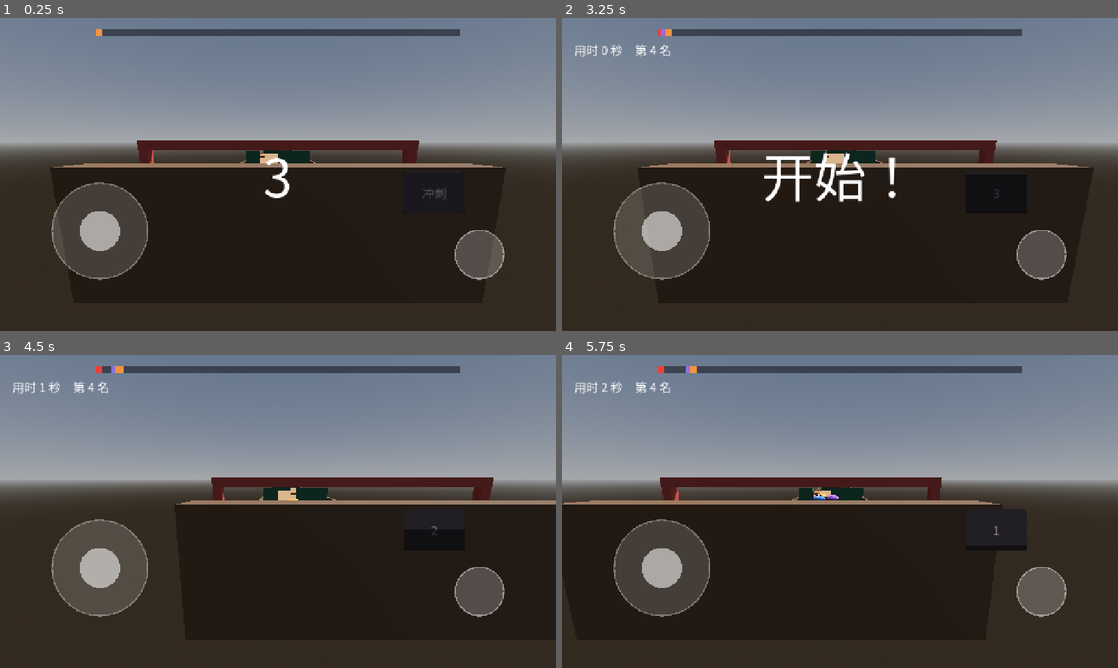
Above: before the commit, frames 1-4 (two rows, left to right).
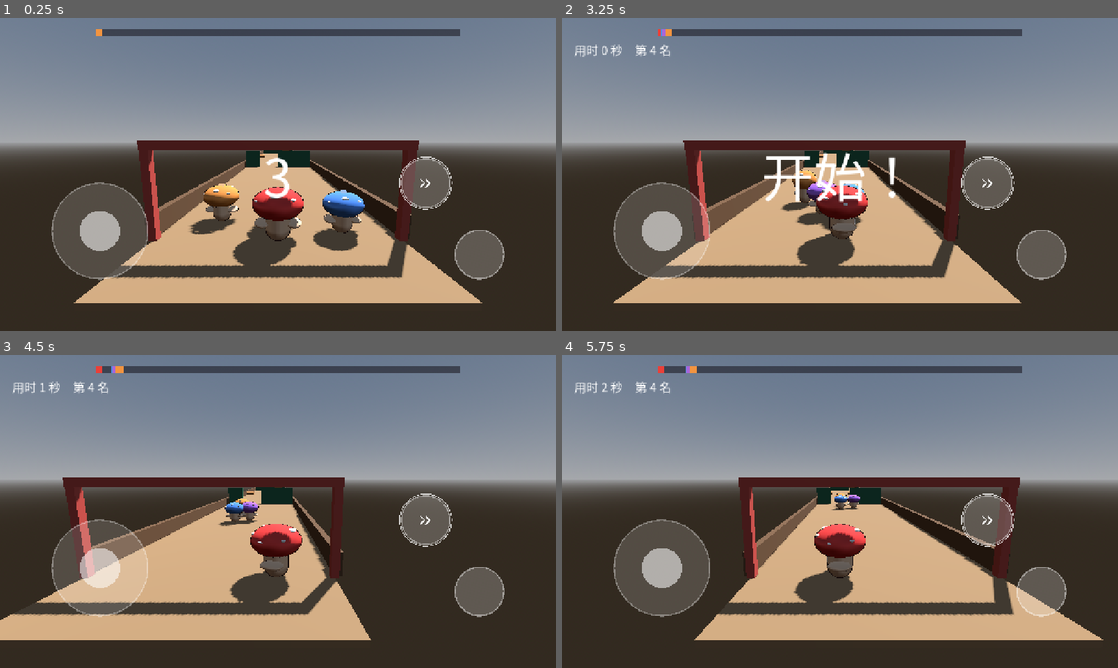
Above: after the commit, the same moments.

Repository: tuzkimo/fungi-party
Game: Godot game, scene res://game/minigame/race.tscn
The game is run twice, just before and just after one commit, with the same random seed, the same clock (stepped at 60 frames per second) and the same inputs. This scene is started directly instead of the project's main scene.
Inputs (mouse positions are in pixels of both pictures, inside the frame that each line leads up to):
- Up to frame 1 (0.25 s): no input
- Up to frame 2 (3.25 s): click (995, 193) at 0.5 s, where only the run before the commit has a clickable "冲刺"; move the mouse to (962, 158) at 1.27 s; hold D (move_right) 1.28-2 s; hold Ctrl (orbit) 1.28-2 s; click (962, 158) at 1.42 s; tap Space (jump) at 1.52, 2.75 s; tap Enter at 2 s; drag from (728, 190) to (812, 237) at 2.02 s; move the mouse to (895, 105) at 2.77 s; hold D (move_right) from 2.78 s (still down); hold Ctrl (orbit) from 2.78 s (still down); click (895, 105) at 2.92 s
- Up to frame 3 (4.5 s): release D (move_right) at 3.5 s; release Ctrl (orbit) at 3.5 s; drag from (250, 574) to (111, 464) at 3.52 s; move the mouse to (444, 558) at 4.27 s; hold A (move_left) from 4.28 s (still down); hold Ctrl (orbit) from 4.28 s (still down); click (444, 558) at 4.42 s
- Up to frame 4 (5.75 s): tap Space (jump) at 4.52 s; release A (move_left) at 5 s; release Ctrl (orbit) at 5 s; drag from (673, 464) to (756, 433) at 5.02 s

The runs differ from the first frame. In frame 1, 22% of the frame differs, in the area x 9-91%, y 44-92%; in frame 2, 23%; in frame 3, 24%, in the area x 0-100%, y 39-92%; in frame 4, 23%.

Commit message:
赛跑按实机反馈修复：摇杆方向、空气墙、圆形冲刺键、名次表、提前结算与返回键暂停

Diff:
--- /dev/null
+++ b/game/main.gd
@@ -0,0 +1,8 @@
+extends Node3D
+
+## 森林（主场景）没有暂停面板：返回键维持「直接退出游戏」的老行为。
+## 赛跑场景自己处理返回键（弹暂停面板），所以全局关掉了 quit_on_go_back。
+
+func _notification(what: int) -> void:
+	if what == NOTIFICATION_WM_GO_BACK_REQUEST:
+		get_tree().quit()
--- a/game/main.tscn
+++ b/game/main.tscn
@@ -6,8 +6,10 @@
 [ext_resource type="Script" path="res://game/ui/shop_panel.gd" id="4_shop"]
 [ext_resource type="Script" path="res://game/ui/door_panel.gd" id="5_door"]
 [ext_resource type="Script" path="res://game/ui/race_panel.gd" id="6_race"]
+[ext_resource type="Script" path="res://game/main.gd" id="7_main"]
 
 [node name="Main" type="Node3D"]
+script = ExtResource("7_main")
 
 [node name="Forest" parent="." instance=ExtResource("1_forest")]
 
--- a/game/minigame/classroom.gd
+++ b/game/minigame/classroom.gd
@@ -64,6 +64,9 @@
 	# 系统抢走前台时抬手事件可能永远不来，不清掉就会一直「按着」
 	if what == NOTIFICATION_APPLICATION_FOCUS_OUT:
 		_eat.finger = -1
+	elif what == NOTIFICATION_WM_GO_BACK_REQUEST:
+		# 教室没有暂停面板：返回键还是直接退出，和以前一致
+		get_tree().quit()
 
 
 func _process(delta: float) -> void:
--- /dev/null
+++ b/game/minigame/dash_button.gd
@@ -0,0 +1,79 @@
+class_name DashButton
+extends Control
+
+## 赛跑的圆形冲刺按钮：尺寸/配色和 TouchControls 的跳按钮同一套，
+## 中间一个双箭头；冷却时外圈从空画满，满了才点得动。
+
+signal pressed
+
+const RADIUS := 56.0
+const GRAB := 1.5
+const FILL := Color(1, 1, 1, 0.22)
+const FILL_PRESSED := Color(1, 1, 1, 0.55)
+const RING := Color(1, 1, 1, 0.45)
+const READY_RING := Color(1, 1, 1, 0.75)
+const COOL_ARC := Color(0.08, 0.07, 0.09, 0.55)
+const ICON_READY := Color(1, 1, 1, 0.9)
+const ICON_COOL := Color(1, 1, 1, 0.35)
+
+var ratio := 1.0
+var armed := true
+
+var _finger := -1
+
+
+func _ready() -> void:
+	mouse_filter = Control.MOUSE_FILTER_IGNORE
+
+
+func _notification(what: int) -> void:
+	if what == NOTIFICATION_RESIZED:
+		queue_redraw()
+
+
+## ratio：0 = 刚用掉，1 = 冷却好了。
+func set_ratio(value: float) -> void:
+	value = clampf(value, 0.0, 1.0)
+	if is_equal_approx(value, ratio):
+		return
+	ratio = value
+	queue_redraw()
+
+
+func _input(event: InputEvent) -> void:
+	if not armed or not is_visible_in_tree():
+		return
+	if event is InputEventScreenTouch:
+		if event.pressed:
+			if _finger < 0 and event.position.distance_to(get_global_rect().get_center()) <= RADIUS * GRAB:
+				_finger = event.index
+				queue_redraw()
+				pressed.emit()
+		elif event.index == _finger:
+			_finger = -1
+			queue_redraw()
+
+
+func _draw() -> void:
+	var center := size * 0.5
+	draw_circle(center, RADIUS, FILL_PRESSED if _finger >= 0 else FILL)
+	draw_circle(center, RADIUS, RING, false, 3.0)
+	if ratio < 1.0:
+		draw_arc(center, RADIUS - 6.0, -PI * 0.5, -PI * 0.5 + TAU * ratio, 32, COOL_ARC, 7.0)
+	else:
+		draw_arc(center, RADIUS + 4.0, 0.0, TAU, 32, READY_RING, 2.0)
+	_draw_icon(center, ICON_READY if ratio >= 1.0 else ICON_COOL)
+
+
+## 两个箭头（»），全部用多边形画，不依赖字体里的图标字形。
+func _draw_icon(center: Vector2, color: Color) -> void:
+	for i in 2:
+		var x := center.x - 10.0 + float(i) * 12.0
+		draw_colored_polygon(PackedVector2Array([
+			Vector2(x, center.y - 10.0),
+			Vector2(x + 9.0, center.y),
+			Vector2(x, center.y + 10.0),
+			Vector2(x - 4.0, center.y + 10.0),
+			Vector2(x + 5.0, center.y),
+			Vector2(x - 4.0, center.y - 10.0),
+		]), color)
--- a/game/minigame/race.gd
+++ b/game/minigame/race.gd
@@ -8,6 +8,7 @@
 const CAMERA_HEIGHT := 3.5
 const CAMERA_BACK := 7.0
 const RIVAL_STYLES := [RaceRacer.Style.STEADY, RaceRacer.Style.HUGGER, RaceRacer.Style.DASHER]
+const RIVAL_NAMES := ["稳中型", "贴边型", "冲动型"]
 const RIVAL_X := [-2.5, 0.0, 2.5]
 const RIVAL_Z_STEP := 0.6
 const PINE_SIZE := 0.6
@@ -50,8 +51,9 @@
 	_spawn_animals()
 	_follow_player()
 
-	_ui.again_pressed.connect(func() -> void: get_tree().reload_current_scene())
-	_ui.forest_pressed.connect(func() -> void: get_tree().change_scene_to_file(Config.FOREST_PATH))
+	_ui.again_pressed.connect(_restart)
+	_ui.forest_pressed.connect(_to_forest)
+	_ui.quit_pressed.connect(_quit)
 	_ui.dash_pressed.connect(func() -> void: _dash_requested = true)
 
 	var layout := PackedStringArray()
@@ -62,7 +64,8 @@
 
 func _physics_process(delta: float) -> void:
 	if _countdown > 0.0:
-		# 倒数期间不喂输入、不计时，人机也不动
+		# 倒数期间不喂输入、不计时，人机也不动；按下的冲刺作废
+		_dash_requested = false
 		_countdown -= delta
 		if _countdown > 0.0:
 			_ui.show_countdown(str(ceili(_countdown)))
@@ -193,20 +196,65 @@
 	return RaceScore.ranking(entries).find(0) + 1
 
 
-## 玩家冲线或超时立即结算：算名次、入库、弹面板。
+## 玩家冲线、前三名都定了、或超时 → 立即结算（不等最后一名跑完）。
 func _settle_if_over() -> void:
-	if not _player.finished and _elapsed < Config.RACE_TIME_LIMIT:
-		return
-	_settled = true
-	_player.feed(Vector2.ZERO, false, false)
 	var entries: Array = [_player_entry()]
 	for rival in _rivals:
 		entries.append(rival)
-	var rank := RaceScore.ranking(entries).find(0)
+	if not _player.finished and not RaceScore.decided(entries) and _elapsed < Config.RACE_TIME_LIMIT:
+		return
+	_settled = true
+	_player.feed(Vector2.ZERO, false, false)
+	var order := RaceScore.ranking(entries)
+	var rank: int = order.find(0)
 	var earned := RaceScore.coins(rank, _player.hits)
 	Save.add_coins(earned)
 	var seconds := _player.finish_time if _player.finished else _elapsed
-	_ui.show_result(rank + 1, seconds, _player.hits, earned)
+	_ui.show_result(rank + 1, seconds, _player.hits, earned, _standings(entries, order))
+
+
+## 结算面板上的名次表：按名次排好，名字 + 时间（没跑完的写未完赛）。
+func _standings(entries: Array, order: Array) -> Array:
+	var rows := []
+	for index in order:
+		var racer: Variant = entries[index]
+		rows.append({
+			"name": _racer_name(index),
+			"finished": bool(racer["finished"]),
+			"time": float(racer["finish_time"]),
+		})
+	return rows
+
+
+func _racer_name(index: int) -> String:
+	return "你" if index == 0 else RIVAL_NAMES[index - 1]
+
+
+## 返回键：先弹暂停面板（再按一次继续），不直接把整个应用退掉。
+func _notification(what: int) -> void:
+	if what != NOTIFICATION_WM_GO_BACK_REQUEST or _settled:
+		return
+	if get_tree().paused:
+		get_tree().paused = false
+		_ui.hide_pause()
+	else:
+		_ui.show_pause()
+		get_tree().paused = true
+
+
+func _restart() -> void:
+	get_tree().paused = false
+	get_tree().reload_current_scene()
+
+
+func _to_forest() -> void:
+	get_tree().paused = false
+	get_tree().change_scene_to_file(Config.FOREST_PATH)
+
+
+func _quit() -> void:
+	get_tree().paused = false
+	get_tree().quit()
 
 
 ## 镜头锁死朝前：只平移，不转、不抖。
--- a/game/minigame/race_course.gd
+++ b/game/minigame/race_course.gd
@@ -20,7 +20,7 @@
 const ARCH_HEIGHT := 3.4
 const GROUND_DEPTH := 0.2
 const END_MARGIN := 3.0
-const END_WALL_HEIGHT := 3.0
+const AIR_WALL_HEIGHT := 6.0
 
 
 func build(field: RaceField) -> void:
@@ -32,12 +32,13 @@
 	ground.name = "Ground"
 	add_child(ground)
 	_block(ground, Vector3(half * 2.0, GROUND_DEPTH, length + END_MARGIN * 2.0), Vector3(0.0, -GROUND_DEPTH * 0.5, length * 0.5), _solid(GROUND_COLOR))
-	# 两端封死：裁判区之外没有地面，跑出去会直接掉出世界
+	# 空气墙：左右挡住跳跃（护栏只有 0.9m，跳得过去），两端挡住走出赛道外，
+	# 全部只做碰撞不画面，免得挡视野
+	for side in [-1.0, 1.0]:
+		_barrier(Vector3(0.3, AIR_WALL_HEIGHT, length + END_MARGIN * 2.0),
+			Vector3(side * (half + 0.15), AIR_WALL_HEIGHT * 0.5, length * 0.5))
 	for end_z in [-END_MARGIN + 0.4, length + END_MARGIN - 0.4]:
-		var wall := StaticBody3D.new()
-		wall.name = "EndWall"
-		add_child(wall)
-		_block(wall, Vector3(half * 2.0, END_WALL_HEIGHT, 0.8), Vector3(0.0, END_WALL_HEIGHT * 0.5, end_z), _solid(RAIL_COLOR))
+		_barrier(Vector3(half * 2.0, AIR_WALL_HEIGHT, 0.8), Vector3(0.0, AIR_WALL_HEIGHT * 0.5, end_z))
 	for side in [-1.0, 1.0]:
 		var rail := StaticBody3D.new()
 		rail.name = "Rail"
@@ -105,6 +106,19 @@
 	parent.add_child(shape)
 
 
+## 只有碰撞、没有外观的墙。
+func _barrier(size: Vector3, pos: Vector3) -> void:
+	var body := StaticBody3D.new()
+	body.name = "AirWall"
+	add_child(body)
+	var shape := CollisionShape3D.new()
+	var box := BoxShape3D.new()
+	box.size = size
+	shape.shape = box
+	shape.position = pos
+	body.add_child(shape)
+
+
 func _build_environment() -> void:
 	var sun := DirectionalLight3D.new()
 	sun.name = "Sun"
--- a/game/minigame/race_player.gd
+++ b/game/minigame/race_player.gd
@@ -73,7 +73,8 @@
 		speed = Config.RACE_DASH_SPEED
 		dash_left = maxf(0.0, dash_left - delta)
 
-	var direction := Vector3(_move.x, 0.0, -_move.y)
+	# 镜头朝 +z 时画面右是 -x，所以摇杆的 x 要取反
+	var direction := Vector3(-_move.x, 0.0, -_move.y)
 	var horizontal := Movement.accelerate(
 		Vector3(velocity.x, 0.0, velocity.z), direction * speed, Config.ACCEL, Config.DECEL, delta
 	)
--- a/game/minigame/race_score.gd
+++ b/game/minigame/race_score.gd
@@ -28,6 +28,15 @@
 	return order
 
 
+## 四个跑者里已经有三个冲线：名次定死，不用再等最后一名跑完。
+static func decided(racers: Array) -> bool:
+	var unfinished := 0
+	for racer in racers:
+		if not bool(racer["finished"]):
+			unfinished += 1
+	return unfinished <= 1
+
+
 static func coins(rank: int, hits: int) -> int:
 	var base: int = Config.RACE_RANK_COINS[clampi(rank, 0, Config.RACE_RANK_COINS.size() - 1)]
 	return maxi(0, base - Config.RACE_HIT_PENALTY * hits)
--- a/game/minigame/race_ui.gd
+++ b/game/minigame/race_ui.gd
@@ -1,17 +1,19 @@
 class_name RaceUI
 extends CanvasLayer
 
-## 赛跑 HUD：顶部前进条 + 名次/用时、右下角冲刺按钮（冷却遮罩）、倒数、结算面板。
+## 赛跑 HUD：顶部前进条 + 名次/用时、右下角圆形冲刺按钮、倒数、结算与暂停面板。
 
 signal again_pressed
 signal forest_pressed
+signal quit_pressed
 signal dash_pressed
 
 const PLAYER_COLOR := Color(0.92, 0.25, 0.22)
 const RIVAL_COLORS := [Color(0.32, 0.55, 0.88), Color(0.66, 0.40, 0.86), Color(0.95, 0.58, 0.25)]
 const DOT_SIZE := 16.0
-# 放在跳跃按钮正上方，离 TouchControls 的抓取半径足够远，免得一次点按既冲刺又跳
-const DASH_RECT := [-350.0, -366.0, -210.0, -270.0]
+## 冲刺按钮圆心离右下角的偏移，和跳跃按钮（圆心约 -176,-176）拉开距离，
+## 免得一次点按既算跳又算冲刺。
+const DASH_CENTER := Vector2(-300.0, -340.0)
 
 var _time := 0.0
 var _rank := 1
@@ -19,14 +21,17 @@
 var _countdown: Label
 var _bar: ColorRect
 var _dots: Array[ColorRect] = []
-var _dash: Button
-var _mask: ColorRect
+var _dash: DashButton
 var _result: ColorRect
 var _title: Label
+var _standings: Label
 var _detail: Label
+var _pause: ColorRect
 
 
 func _ready() -> void:
+	# 暂停面板要在 get_tree().paused 时还能点
+	process_mode = Node.PROCESS_MODE_ALWAYS
 	var root := Control.new()
 	root.name = "Root"
 	root.set_anchors_preset(Control.PRESET_FULL_RECT)
@@ -43,6 +48,7 @@
 	_build_dash(root)
 	_build_countdown(root)
 	_build_result(root)
+	_build_pause(root)
 
 
 func _build_bar(root: Control) -> void:
@@ -69,25 +75,15 @@
 
 
 func _build_dash(root: Control) -> void:
-	_dash = Button.new()
+	_dash = DashButton.new()
 	_dash.name = "Dash"
-	_dash.text = "冲刺"
-	_dash.focus_mode = Control.FOCUS_NONE
 	_dash.set_anchors_preset(Control.PRESET_BOTTOM_RIGHT)
-	_dash.offset_left = DASH_RECT[0]
-	_dash.offset_top = DASH_RECT[1]
-	_dash.offset_right = DASH_RECT[2]
-	_dash.offset_bottom = DASH_RECT[3]
+	_dash.offset_left = DASH_CENTER.x - DashButton.RADIUS
+	_dash.offset_right = DASH_CENTER.x + DashButton.RADIUS
+	_dash.offset_top = DASH_CENTER.y - DashButton.RADIUS
+	_dash.offset_bottom = DASH_CENTER.y + DashButton.RADIUS
 	_dash.pressed.connect(func() -> void: dash_pressed.emit())
-	UIStyle.style_button(_dash)
 	root.add_child(_dash)
-
-	_mask = ColorRect.new()
-	_mask.name = "Cooldown"
-	_mask.color = Color(0.02, 0.02, 0.03, 0.62)
-	_mask.mouse_filter = Control.MOUSE_FILTER_IGNORE
-	_mask.set_anchors_preset(Control.PRESET_FULL_RECT)
-	_dash.add_child(_mask)
 
 
 func _build_countdown(root: Control) -> void:
@@ -114,12 +110,17 @@
 	_result.add_child(center)
 
 	var box := VBoxContainer.new()
-	box.add_theme_constant_override("separation", 22)
+	box.add_theme_constant_override("separation", 18)
 	center.add_child(box)
 
 	_title = Label.new()
 	_title.horizontal_alignment = HORIZONTAL_ALIGNMENT_CENTER
 	box.add_child(_title)
+
+	_standings = Label.new()
+	_standings.horizontal_alignment = HORIZONTAL_ALIGNMENT_CENTER
+	_standings.add_theme_font_size_override("font_size", 24)
+	box.add_child(_standings)
 
 	_detail = Label.new()
 	_detail.horizontal_alignment = HORIZONTAL_ALIGNMENT_CENTER
@@ -130,19 +131,64 @@
 	row.add_theme_constant_override("separation", 32)
 	box.add_child(row)
 
-	var again := Button.new()
-	again.text = "再来一局"
-	again.custom_minimum_size = Vector2(200.0, 64.0)
+	var again := _button("再来一局", 200.0)
 	again.pressed.connect(func() -> void: again_pressed.emit())
-	UIStyle.style_button(again)
 	row.add_child(again)
 
-	var forest := Button.new()
-	forest.text = "回森林"
-	forest.custom_minimum_size = Vector2(200.0, 64.0)
+	var forest := _button("回森林", 200.0)
 	forest.pressed.connect(func() -> void: forest_pressed.emit())
-	UIStyle.style_button(forest)
 	row.add_child(forest)
+
+
+func _build_pause(root: Control) -> void:
+	_pause = ColorRect.new()
+	_pause.name = "Pause"
+	_pause.color = Color(0.05, 0.04, 0.06, 0.88)
+	_pause.set_anchors_preset(Control.PRESET_FULL_RECT)
+	_pause.visible = false
+	root.add_child(_pause)
+
+	var center := CenterContainer.new()
+	center.set_anchors_preset(Control.PRESET_FULL_RECT)
+	_pause.add_child(center)
+
+	var box := VBoxContainer.new()
+	box.add_theme_constant_override("separation", 22)
+	center.add_child(box)
+
+	var title := Label.new()
+	title.text = "要退出比赛吗"
+	title.horizontal_alignment = HORIZONTAL_ALIGNMENT_CENTER
+	title.add_theme_font_size_override("font_size", 38)
+	box.add_child(title)
+
+	var hint := Label.new()
+	hint.text = "再按一次返回键继续比赛"
+	hint.horizontal_alignment = HORIZONTAL_ALIGNMENT_CENTER
+	box.add_child(hint)
+
+	var restart := _button("重新开始", 320.0)
+	restart.size_flags_horizontal = Control.SIZE_SHRINK_CENTER
+	restart.pressed.connect(func() -> void: again_pressed.emit())
+	box.add_child(restart)
+
+	var forest := _button("回森林", 320.0)
+	forest.size_flags_horizontal = Control.SIZE_SHRINK_CENTER
+	forest.pressed.connect(func() -> void: forest_pressed.emit())
+	box.add_child(forest)
+
+	var quit := _button("退出游戏", 320.0)
+	quit.size_flags_horizontal = Control.SIZE_SHRINK_CENTER
+	quit.pressed.connect(func() -> void: quit_pressed.emit())
+	box.add_child(quit)
+
+
+func _button(text: String, width: float) -> Button:
+	var button := Button.new()
+	button.text = text
+	button.custom_minimum_size = Vector2(width, 64.0)
+	UIStyle.style_button(button)
+	return button
 
 
 func show_countdown(text: String) -> void:
@@ -169,18 +215,31 @@
 
 ## ratio：0 = 刚用掉，1 = 冷却好了。
 func set_dash_ready(ratio: float) -> void:
-	ratio = clampf(ratio, 0.0, 1.0)
-	# 只留底部一段：ratio=0 盖满（冷却中），ratio=1 露出整个按钮
-	_mask.offset_top = _dash.size.y * ratio
-	_mask.offset_bottom = 0.0
-	_dash.disabled = ratio < 1.0
-	_dash.text = "冲刺" if ratio >= 1.0 else "%d" % ceili((1.0 - ratio) * Config.RACE_DASH_COOLDOWN)
-
-
-func show_result(rank: int, seconds: float, hits: int, earned: int) -> void:
+	_dash.set_ratio(ratio)
+
+
+## standings：按名次排好的 [{name, finished, time}]，全部跑者都在里面。
+func show_result(rank: int, seconds: float, hits: int, earned: int, standings: Array) -> void:
 	_result.visible = true
+	_dash.armed = false
 	_title.text = "第 %d 名" % rank
 	_detail.text = "用时 %d 秒，撞了 %d 次，+%d 蘑菇币" % [ceili(seconds), hits, earned]
+	var lines := PackedStringArray()
+	for i in standings.size():
+		var row: Dictionary = standings[i]
+		var time: String = "%.1f 秒" % float(row["time"]) if bool(row["finished"]) else "未完赛"
+		lines.append("%d. %s　%s" % [i + 1, row["name"], time])
+	_standings.text = "\n".join(lines)
+
+
+func show_pause() -> void:
+	_pause.visible = true
+	_dash.armed = false
+
+
+func hide_pause() -> void:
+	_pause.visible = false
+	_dash.armed = true
 
 
 func _dot_x(z: float) -> float:
--- a/project.godot
+++ b/project.godot
@@ -6,6 +6,7 @@
 
 config/name="菌子派对"
 run/main_scene="res://game/main.tscn"
+config/quit_on_go_back=false
 config/features=PackedStringArray("4.7", "Mobile")
 config/icon="res://icon.svg"
 
--- a/tests/test_race_score.gd
+++ b/tests/test_race_score.gd
@@ -27,5 +27,11 @@
 	check_eq(RaceScore.coins(3, 0), 20, "第四名保底")
 	check_eq(RaceScore.coins(1, 3), 35, "第二名撞三次")
 
+func test_settle_when_only_one_racer_left() -> void:
+	var racers := [_r(true, 30.0, 220.0), _r(true, 34.0, 220.0), _r(true, 36.0, 220.0), _r(false, 0.0, 90.0)]
+	check(RaceScore.decided(racers), "三个冲线就结算，不等第四名")
+	racers[2] = _r(false, 0.0, 180.0)
+	check(not RaceScore.decided(racers), "还剩两个没冲线就不结算")
+
 func test_coins_never_negative() -> void:
 	check_eq(RaceScore.coins(3, 99), 0, "撞太多次夹到 0")
Not shown, added: game/main.gd.uid
Not shown: 1 places in game/main.tscn that only renumber resources
Not shown, added: game/minigame/dash_button.gd.uid
